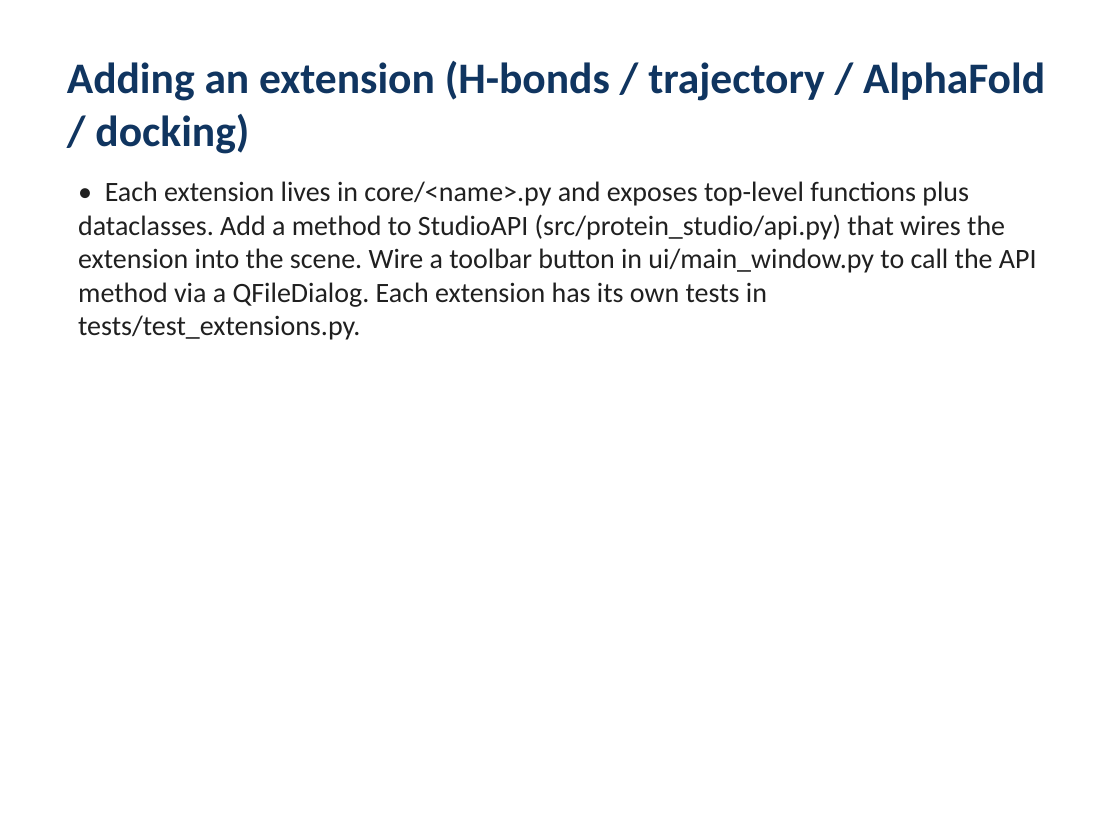
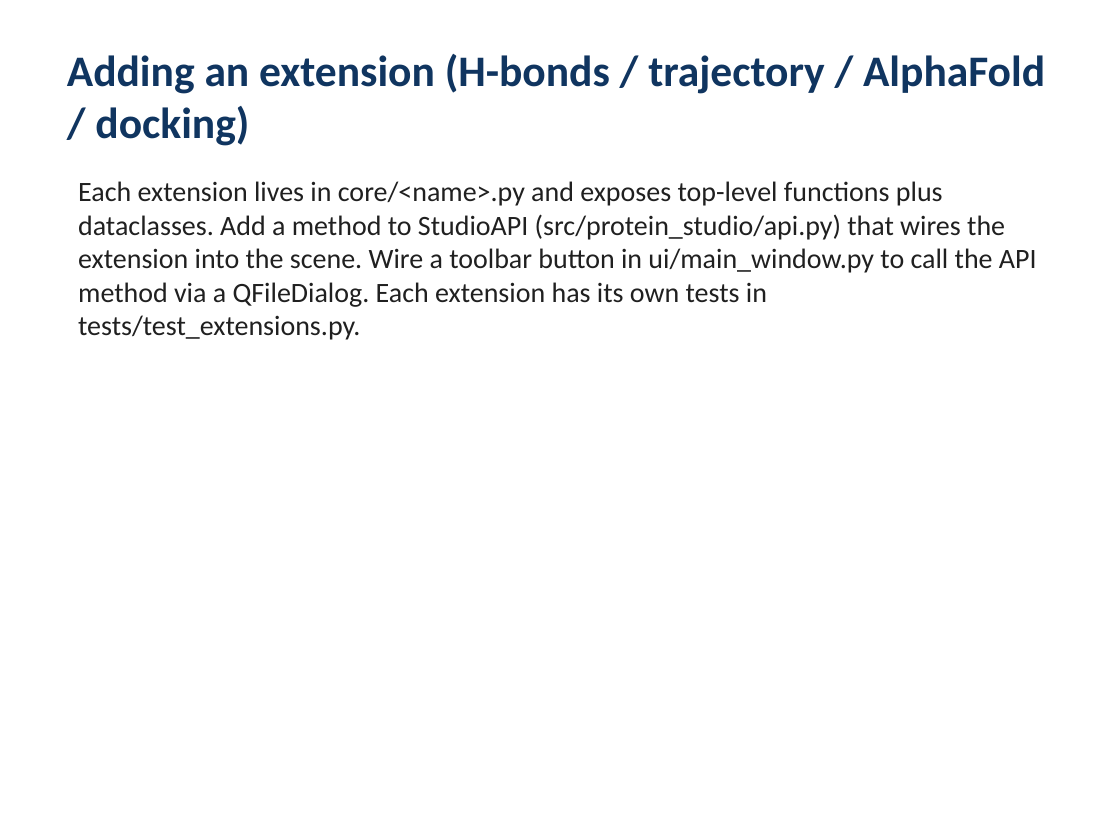
Before and after one commit to kekegg/protein-studio, a slide deck: slide 10 of docs/DeveloperGuide.pptx (slide 9 before the commit). Drawn at 1120x840 pixels with LibreOffice and Linux fonts; fonts in the diff are those of the drawing. Boxes give left, top, right and bottom in pixels: in the first picture for what was removed or moved away, otherwise in the second. Text is boxed around its words. In the diff, an @@ line names an element or a change of style, - is before the commit and + after.

```diff
--- a/docs/DeveloperGuide.pptx
+++ b/docs/DeveloperGuide.pptx
@@ text "Adding an extension (H-bonds / ..." at (67,54,1045,146): vertical alignment top to middle @@
@@ text at (78,181,1037,340): text changed @@
-• Each extension lives in core/<name>.py and exposes top-level functions plus dataclasses. Add a method to StudioAPI (src/protein_studio/api.py) that wires the extension into the scene. Wire a toolbar button in ui/main_window.py to call the API method via a QFileDialog. Each extension has its own tests in tests/test_extensions.py.
+Each extension lives in core/<name>.py and exposes top-level functions plus dataclasses. Add a method to StudioAPI (src/protein_studio/api.py) that wires the extension into the scene. Wire a toolbar button in ui/main_window.py to call the API method via a QFileDialog. Each extension has its own tests in tests/test_extensions.py.
```
Also in this commit, not shown: 9 other slides changed, 1 slide added, 8 other files.
